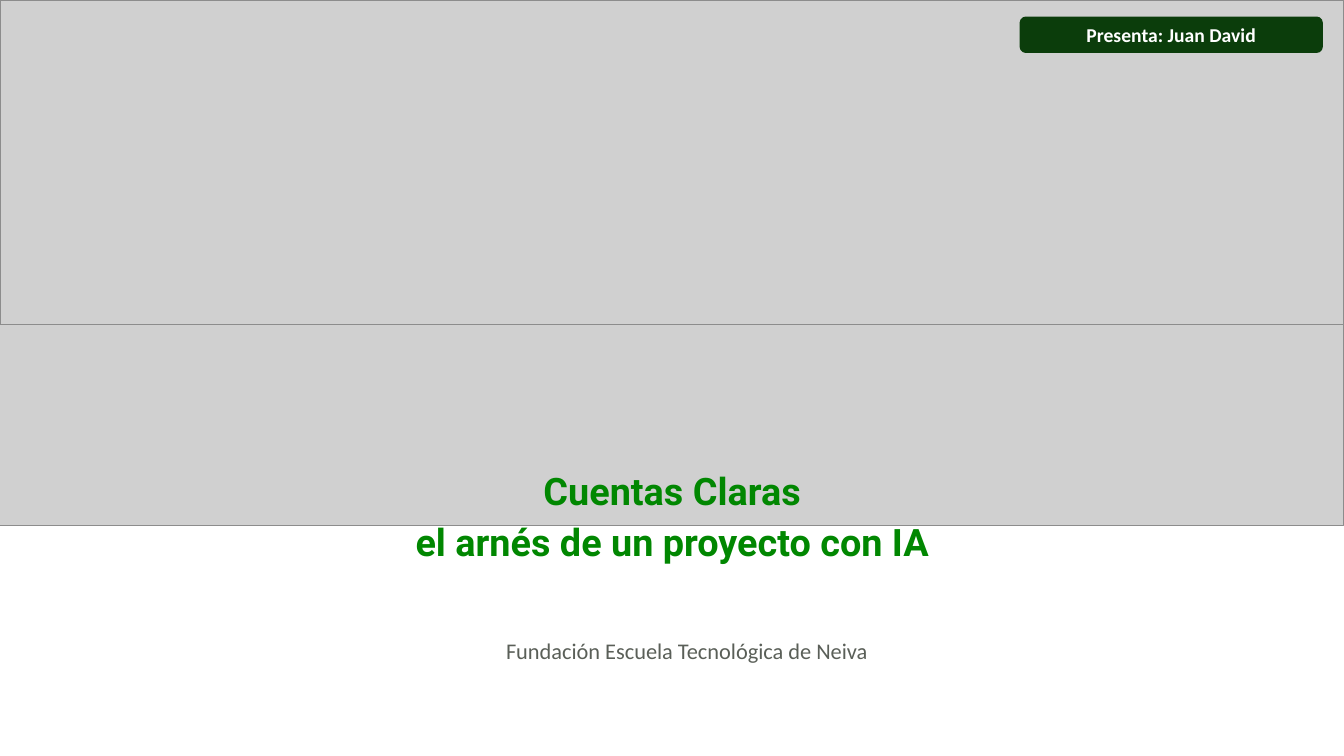
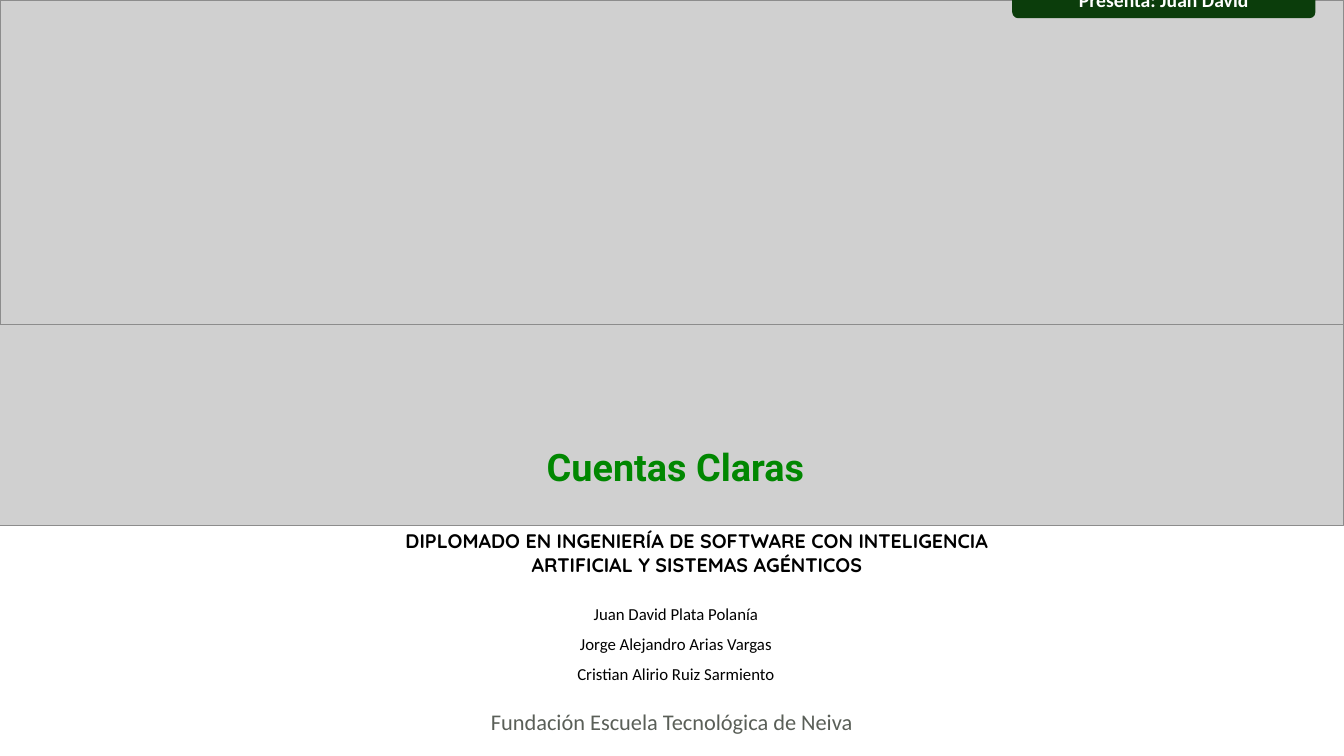
Before and after one commit to juandadevp/cuentasclaras, a slide deck: slide 1 of docs/Exposicion_Cuentas_Claras_con_responsables.pptx. Drawn at 1344x756 pixels with LibreOffice and Linux fonts; fonts in the diff are those of the drawing; grey boxes stand for pictures. Boxes give left, top, right and bottom in pixels: in the first picture for what was removed or moved away, otherwise in the second. Text is boxed around its words. In the diff, an @@ line names an element or a change of style, - is before the commit and + after.

```diff
--- a/docs/Exposicion_Cuentas_Claras_con_responsables.pptx
+++ b/docs/Exposicion_Cuentas_Claras_con_responsables.pptx
@@ rounded rectangle "Presenta: Juan David": place and size @@
-rounded rectangle "Presenta: Juan David" at box(1020, 16, 1324, 52)
+rounded rectangle "Presenta: Juan David" at box(1012, 0, 1316, 18)
@@ text "Cuentas Claras": place and size @@
-text "Cuentas Claras" at box(416, 476, 929, 564)
+text "Cuentas Claras" at box(547, 452, 804, 482)
@@ text added at box(405, 530, 988, 573), 14 pt, text #000000, bold @@
+DIPLOMADO EN INGENIERÍA DE SOFTWARE CON INTELIGENCIA ARTIFICIAL Y SISTEMAS AGÉNTICOS
@@ text at box(416, 522, 929, 564): paragraph removed @@
-el arnés de un proyecto con IA
@@ text added at box(577, 608, 774, 680), 12 pt, text #000000 @@
+Juan David Plata Polanía
+Jorge Alejandro Arias Vargas
+Cristian Alirio Ruiz Sarmiento
@@ text "Fundación Escuela Tecnológica de Neiva": place and size @@
-text "Fundación Escuela Tecnológica de Neiva" at box(506, 643, 867, 663)
+text "Fundación Escuela Tecnológica de Neiva" at box(491, 714, 852, 734)
```
Also in this commit, not shown: 4 other slides changed, 2 slides added, 1 slide removed, 1 other file.
